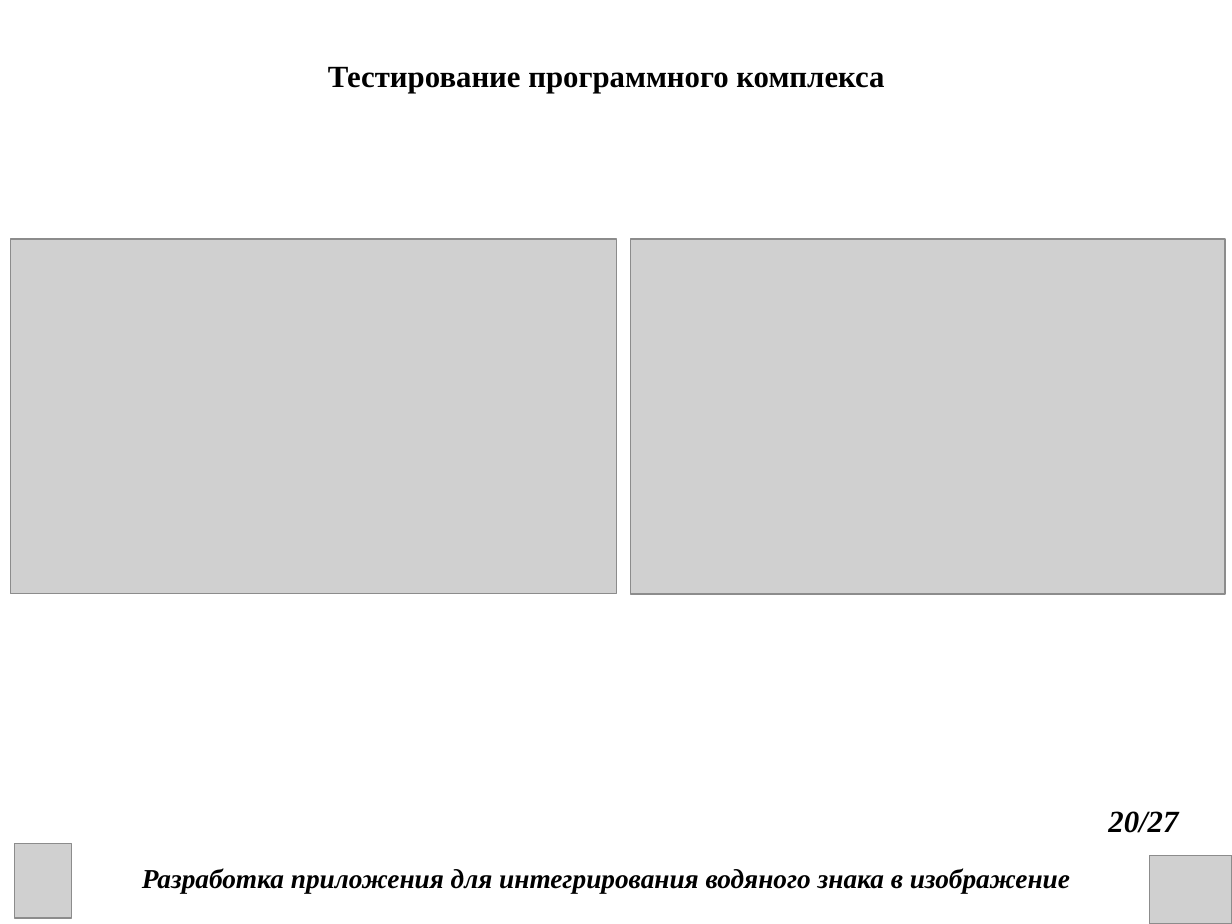
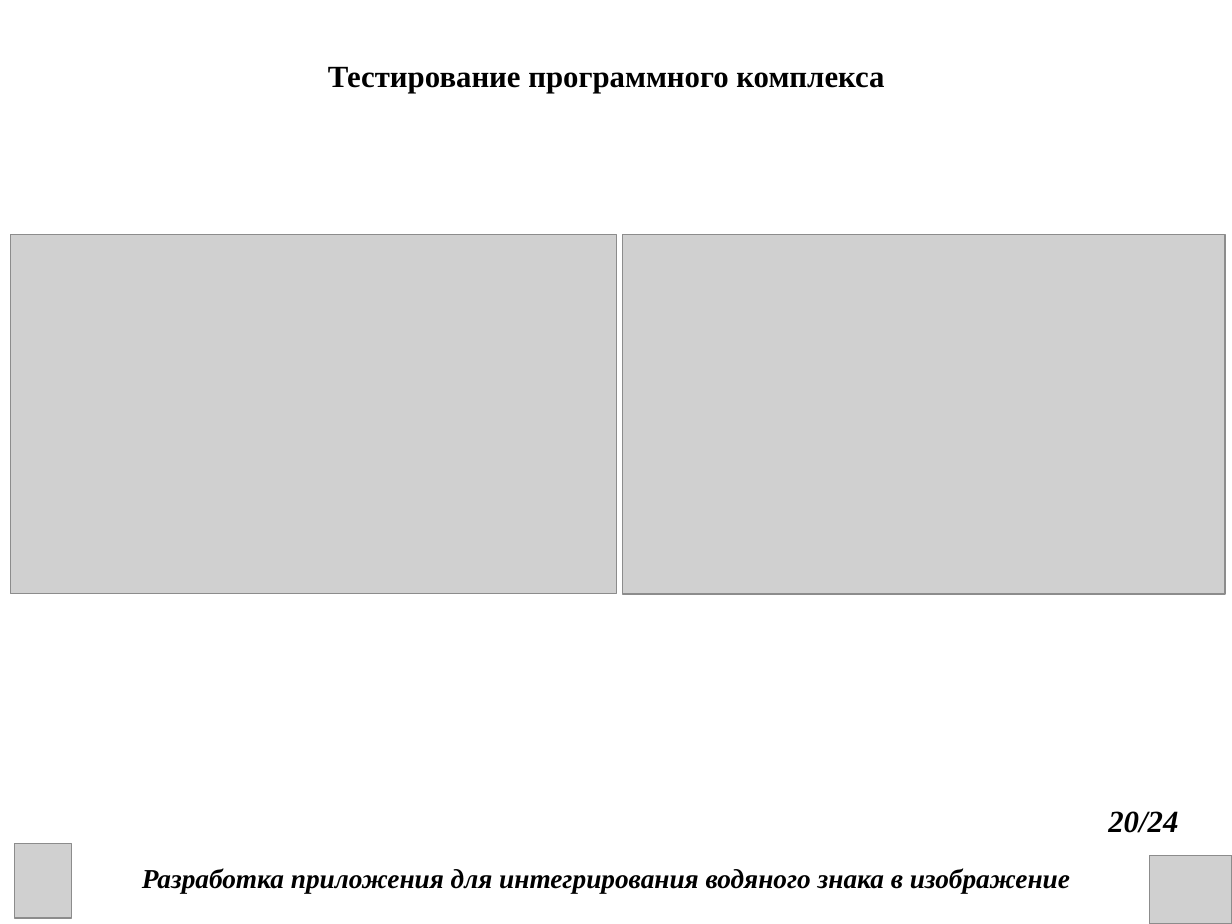
Before and after one commit to DanChoys1/DanChoys, a slide deck: slide 20 of КП презентация.ppt. Drawn at 1232x924 pixels with LibreOffice and Linux fonts; fonts in the diff are those of the drawing; grey boxes stand for pictures. Boxes give left, top, right and bottom in pixels: in the first picture for what was removed or moved away, otherwise in the second. Text is boxed around its words. In the diff, an @@ line names an element or a change of style, - is before the commit and + after.

```diff
--- a/КП презентация.ppt
+++ b/КП презентация.ppt
@@ picture: place and size @@
-picture at bbox=[10, 239, 616, 594]
+picture at bbox=[10, 234, 616, 594]
@@ picture: place and size @@
-picture at bbox=[631, 239, 1226, 594]
+picture at bbox=[622, 234, 1225, 594]
@@ text at bbox=[1108, 811, 1178, 833]: text changed @@
-20/27
+20/24
```
Also in this commit, not shown: 22 other slides changed, 3 slides removed, 2 other files.
